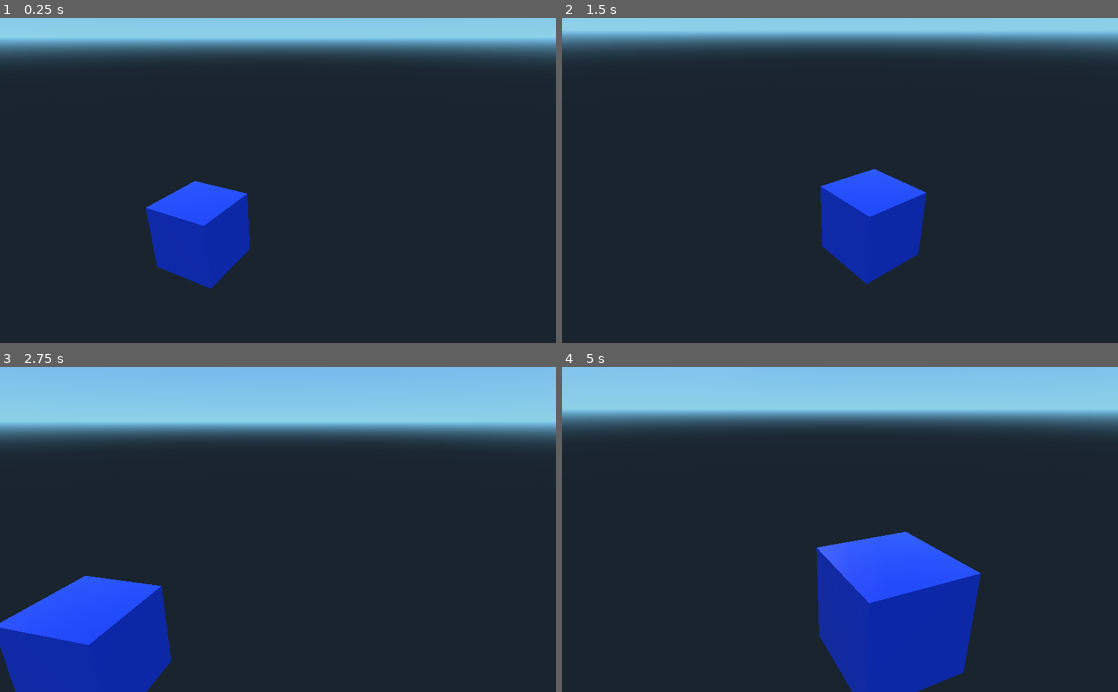
Above: before the commit, frames 1-4 (two rows, left to right).
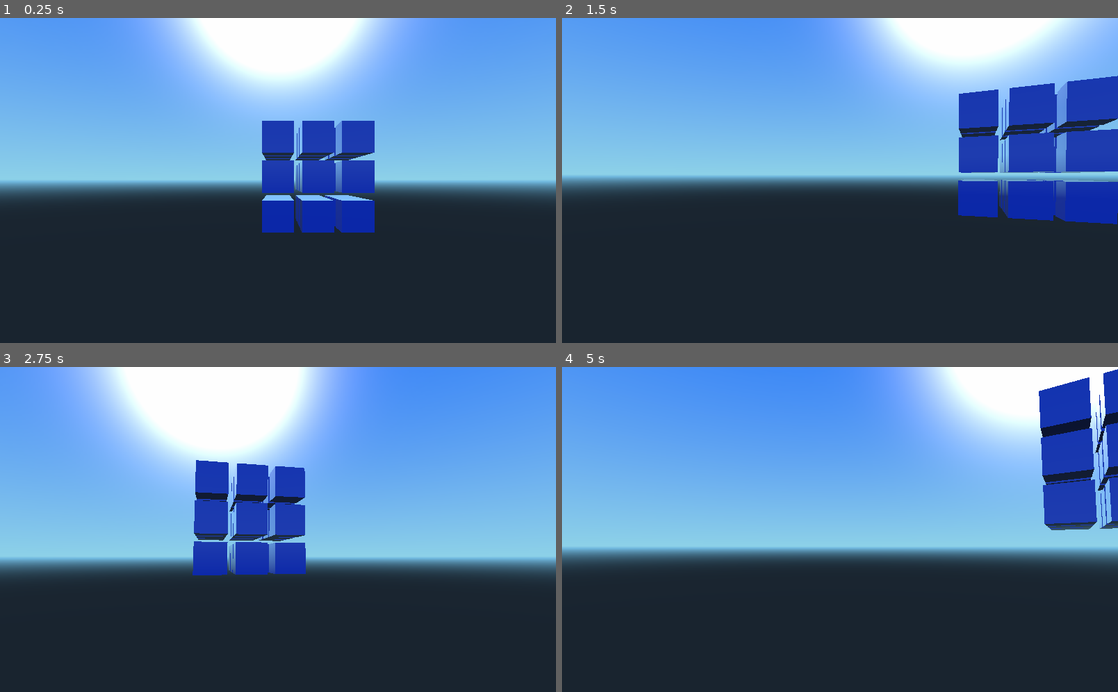
Above: after the commit, the same moments.

Repository: raulcesar/voxelsLearn
Game: Godot game, scene res://cubeInstancer.tscn
The game is run twice, just before and just after one commit, with the same random seed, the same clock (stepped at 60 frames per second) and the same inputs.
Inputs (mouse positions are in pixels of both pictures, inside the frame that each line leads up to):
- Up to frame 1 (0.25 s): no input
- Up to frame 2 (1.5 s): tap Enter at 0.5 s; move the mouse to (867, 180) at 0.52 s; hold Up (ui_up) from 0.53 s (still down); click (867, 180) at 0.67 s; move the mouse to (812, 180) at 1.27 s
- Up to frame 3 (2.75 s): keep holding Up (ui_up); move the mouse to (289, 523) at 2.02 s
- Up to frame 4 (5 s): keep holding Up (ui_up); move the mouse to (834, 536) at 2.77 s; click (834, 536) at 2.92 s; move the mouse to (878, 532) at 3.52 s; move the mouse to (795, 526) at 4.27 s

The runs differ from the first frame. In frame 1, 61% of the frame differs, in the area x 0-100%, y 0-84%; in frame 2, 59%; in frame 3, 71%, in the area x 0-100%, y 0-100%; in frame 4, 70%.
Error before the commit: Parse Error: Parse error: Spaces used before tabs on a line (res://scripts/main.gd:22)

Commit message:
Finaly able to create fucking cubes

Diff:
--- a/cubeInstancer.tscn
+++ b/cubeInstancer.tscn
@@ -1,21 +1,16 @@
-[gd_scene load_steps=4 format=2]
+[gd_scene load_steps=3 format=2]
 
 [ext_resource path="res://scripts/main.gd" type="Script" id=1]
-[ext_resource path="res://Cube.tscn" type="PackedScene" id=2]
-[ext_resource path="res://scripts/camera_control.gd" type="Script" id=3]
+[ext_resource path="res://scripts/camera_control.gd" type="Script" id=2]
 
 [node name="Spatial" type="Spatial" index="0"]
 
 script = ExtResource( 1 )
-
-[node name="cube2" parent="." index="0" instance=ExtResource( 2 )]
-
-transform = Transform( 1, 0, 0, 0, 1, 0, 0, 0, 1, 0, 0, -5.67476 )
 _sections_unfolded = [ "Transform" ]
 
-[node name="Camera" type="Camera" parent="." index="1"]
+[node name="Camera" type="Camera" parent="." index="0"]
 
-transform = Transform( 0.456974, 0.36343, -0.811845, 3.55026e-09, 0.912719, 0.408587, 0.88948, -0.186714, 0.417089, -6.11096, 5.21467, 0 )
+transform = Transform( 1, 0, 0, 0, 1, 0, 0, 0, 0.999999, 0, 2.25949, 24.0065 )
 keep_aspect = 1
 cull_mask = 1048575
 environment = null
@@ -24,11 +19,12 @@
 doppler_tracking = 0
 projection = 0
 current = false
-fov = 54.1582
+fov = 58.7289
 size = 1.0
 near = 0.05
 far = 100.0
-script = ExtResource( 3 )
+script = ExtResource( 2 )
+_sections_unfolded = [ "Transform" ]
 enabled = true
 mouse_mode = 2
 mouselook = true
--- a/scripts/camera_control.gd
+++ b/scripts/camera_control.gd
@@ -59,11 +59,11 @@
 
 	if movement:
 		if event.is_action_pressed(forward_action):
-			_direction.z = -1
+			_direction.y = -1
 		elif event.is_action_pressed(backward_action):
-			_direction.z = 1
+			_direction.y = 1
 		elif not Input.is_action_pressed(forward_action) and not Input.is_action_pressed(backward_action):
-			_direction.z = 0
+			_direction.y = 0
 
 		if event.is_action_pressed(left_action):
 			_direction.x = -1
--- a/scripts/main.gd
+++ b/scripts/main.gd
@@ -8,27 +8,20 @@
 	# Called every time the node is added to the scene.
 	# Initialization here
 	var scene = preload("res://Cube.tscn");
-	var format_string = "x: %s, y: %s, z: %s."
 
-
-	for i in range(3):
-		var cube = scene.instance()
-		var cubeRoot = cube.get_root()
-		var t = cube.get_transform()
-		var actual_string = format_string % [t.x, t.y, t.z]
-		print(actual_string)
-
-
-    	#t.origin += Vector3(delta,0,0)
-    	#set_transform(t)
-
-#var t = Transform()
-#pos = t.xform(pos) # transform 3D position
-#pos = t.basis.xform(pos) # (only rotate)
-#pos = t.origin + pos # (only translate)
-
-		#cube.set_global_transform(Transform(spatialNode.get_global_transform().basis,vector3Position))
-		#add_child(cube)
+	var times = 3
+	for z in range(times):
+		for y in range(times):
+			for x in range(times):
+				print(y)
+				var pos = Vector3(x * 2.5, y * 2.5, z * 2.5)
+				var cube = scene.instance() # get spatial
+				var b = cube.global_transform.basis
+				var format_string = "X: %s, y: %s"
+				var actual_string = format_string %[pos.x, pos.y]
+				print(actual_string)
+				cube.translate(pos)
+				add_child(cube)
 
 #func _process(delta):
 #	# Called every frame. Delta is time since last frame.
